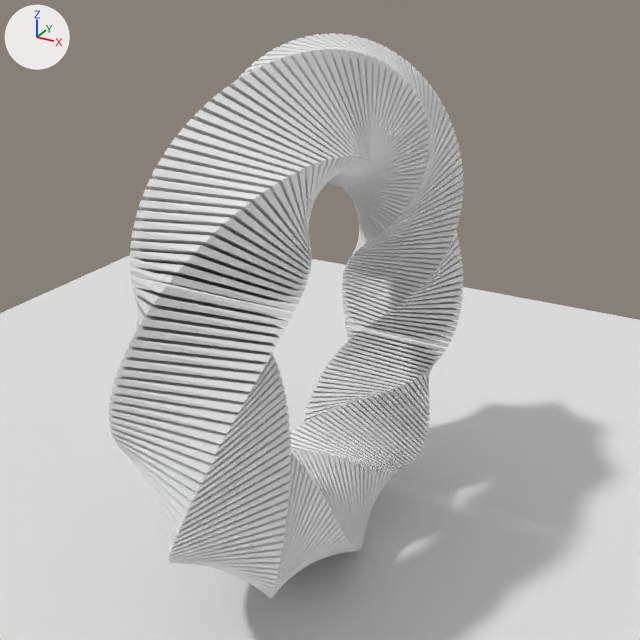
The Blender file still_life.blend as it was, and as the next commit left it.
Before and after are seen from a camera (50 mm lens) standing at (3.82, -6.96, 6.15) and looking at (-0.01, 0.0, 2.67). Arrows for +X, +Y and +Z are at upper left; the lights stay in place.
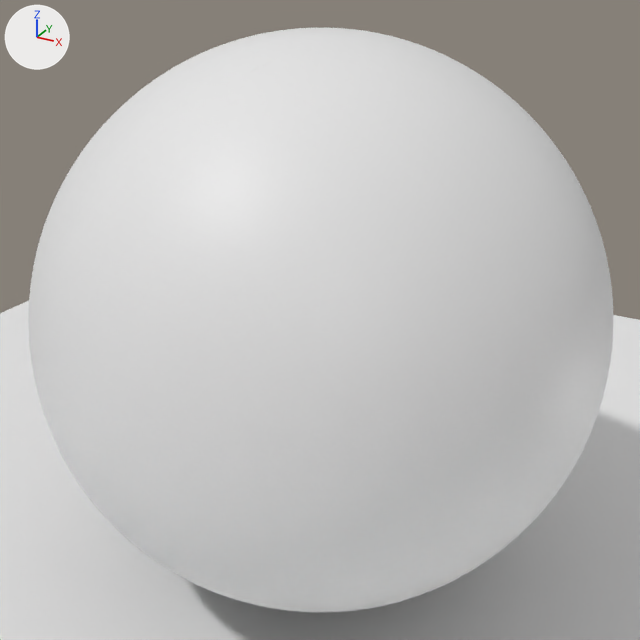
Commit message: Updated still life

What differs and where, as boxes [x1, y1, x2, y2] in the pictures (640 x 640 px):
'Icosphere', added: after [28, 27, 613, 613]
'Cube', unchanged, covered by the edit: before [109, 33, 463, 599]

What changed in the scene script:
```text
Add me_icosphere:
    me_icosphere.from_pydata(...)  # 4842 vertices, 9680 faces; spans x -2.71..2.71, y -2.71..2.71, z -2.71..2.71
Add ob_icosphere:
    ob_icosphere = bpy.data.objects.new('Icosphere', me_icosphere)
    ob_icosphere.location = (0.0, 0.0, 2.67)
```
